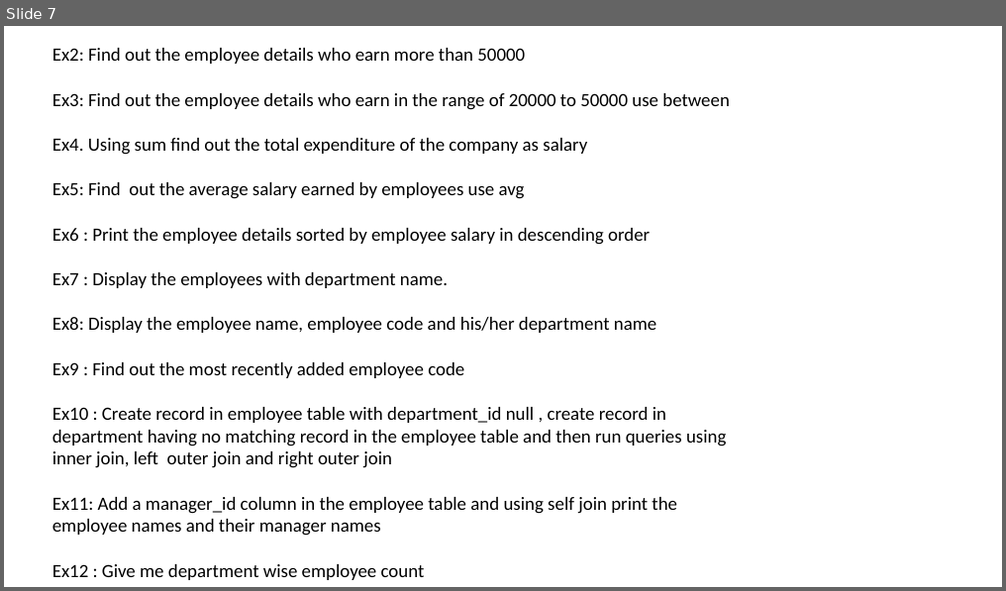
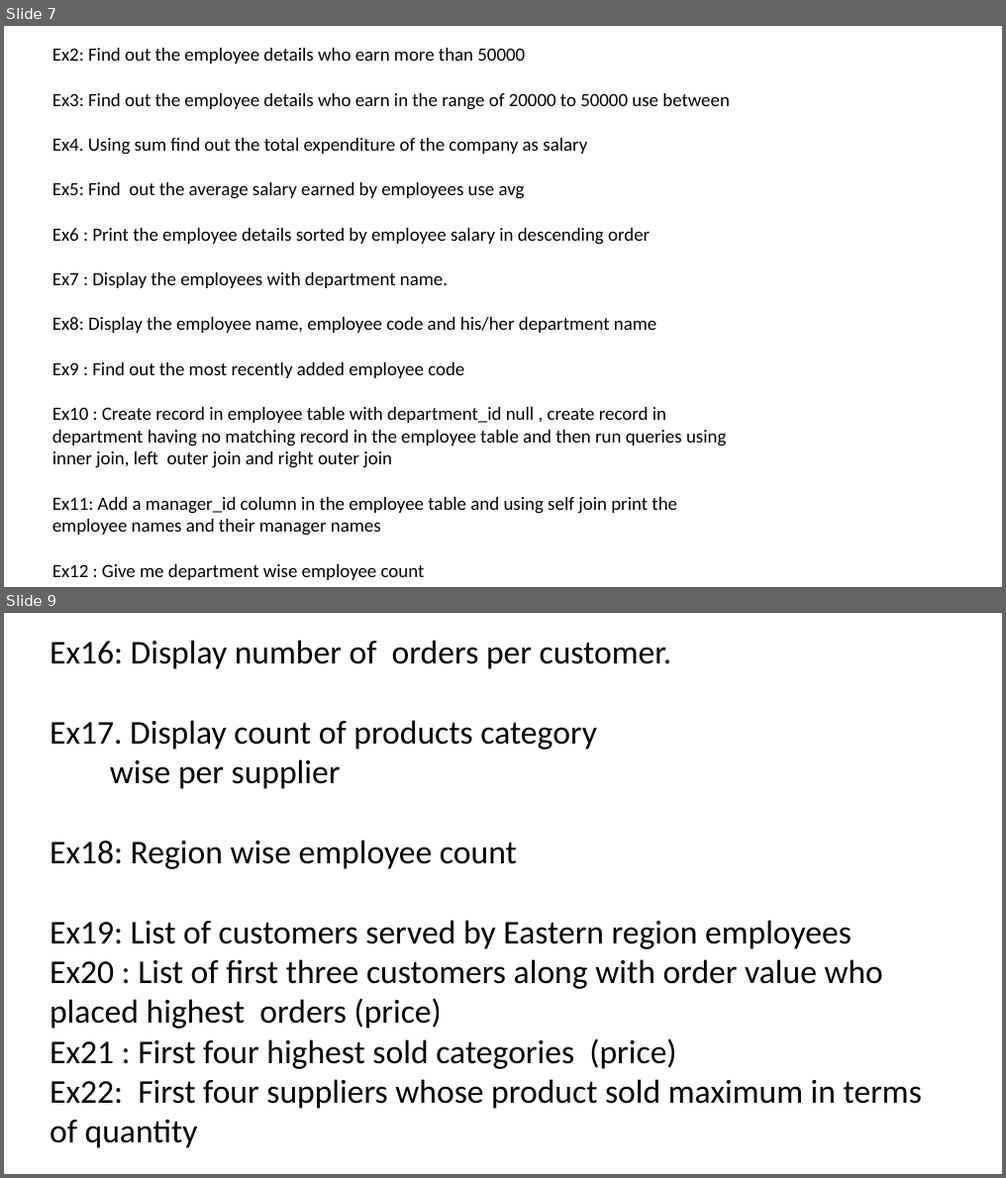
Before and after one commit to jayanta1971/capgeminisept25, a slide deck: day2_22_9_25/day2_22_9_25.pptx. Shown one above the other, each under a label of ours: slide 7 before the commit, slides 7 and 9 after it; the slides between them are not shown. The pictures are 1006x591 and 1006x1178 pixels, drawn with LibreOffice and Linux fonts; fonts in the diff are those of the drawing. Boxes give left, top, right and bottom in pixels: in the first picture for what was removed or moved away, otherwise in the second. Text is boxed around its words. In the diff, an @@ line names an element or a change of style, - is before the commit and + after.

Commit message:
added

```diff
--- a/day2_22_9_25/day2_22_9_25.pptx
+++ b/day2_22_9_25/day2_22_9_25.pptx
@@ slide 9 added at [4, 613, 1002, 1174], background #FFFFFF @@
@@ text added at [50, 640, 922, 1149], 32 pt, text #000000 @@
+Ex16: Display number of orders per customer.
+Ex17. Display count of products category
+wise per supplier
+Ex18: Region wise employee count
+Ex19: List of customers served by Eastern region employees
+Ex20 : List of first three customers along with order value who placed highest orders (price)
+Ex21 : First four highest sold categories (price)
+Ex22: First four suppliers whose product sold maximum in terms of quantity
```
Also in this commit, not shown: 2 other slides added.
